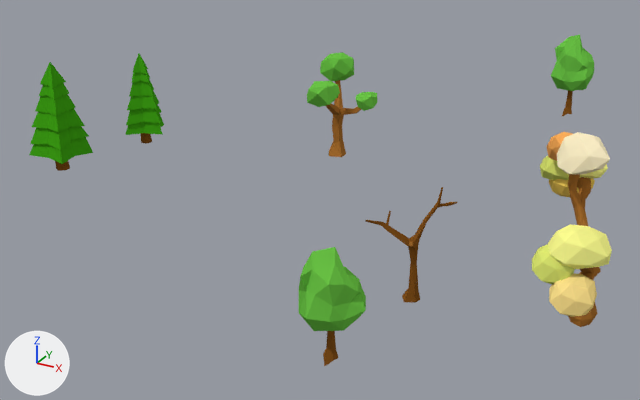
An edit to the Blender file modelling/trees.blend, drawn before and after from the same camera.
One viewpoint serves both versions: a 50 mm camera at (5.0, -15.1, 9.9) aimed at (-6.1, 5.1, -0.1). Lighting does not change. The marker at lower left points along +X, +Y and +Z.

The first picture shows 'Tree1', 'Tree2', 'Tree2.001', 'Tree3', 'Tree3.001', 'big_tree', 'tree_old'.
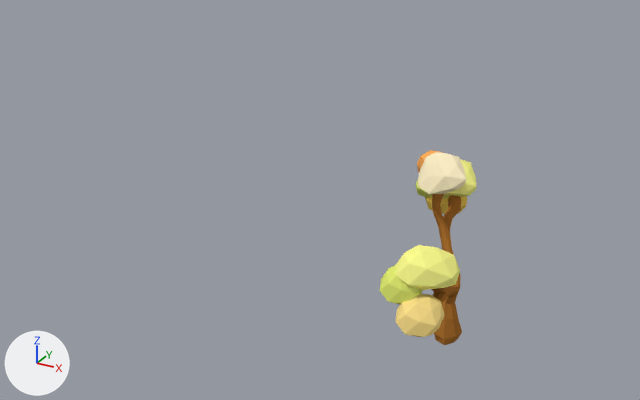
Commit message: 🍱 Update trees

Where the newer file only moved an object's origin or applied its transform, the numbers keep the older frame.

Patch to the scene script:
```diff
--- a/modelling/trees.blend.py
+++ b/modelling/trees.blend.py
@@ me_icosphere_001 @@
 me_icosphere_001.from_pydata(...)  # 2806 vertices, 889 faces; spans x -2.1..0.11, y -2.6..3.08, z -0.09..4.22
 # used by ob_big_tree; location = (2.37, 1.38, 0.39); rotation_euler = (-0.114, 0.102, 0.432), in degrees (-6.5, 5.8, 25); scale = (0.887, 0.887, 0.887)
+# me_icosphere_001 part 1: the whole mesh is moved by (-3.02, -0.21, -0.77)
 me_icosphere_001.materials.append(mat_matlowpoly)
@@ me_cylinder_002 @@
 me_cylinder_002.from_pydata(...)  # 523 vertices, 159 faces; spans x -1.77..0.31, y -0.77..0.94, z -0.1..2.3
 # used by ob_tree1; location = (-7.12, 8.18, 0.05); rotation_euler = (0.0, 0.431, -1.063), in degrees (0, 25, -61); scale = (1.23, 1.23, 1.23)
+# me_cylinder_002 part 2: the whole mesh is moved by (7.83, 1.82, 3.56)
 me_cylinder_002.materials.append(mat_matlowpoly)
@@ me_cylinder_004 @@
 me_cylinder_004.from_pydata(...)  # 437 vertices, 116 faces; spans x -0.54..0.5, y -0.5..0.54, z 0.0..2.61
 # used by ob_tree2; location = (-14.1, 3.36, -0.11); scale = (1.28, 1.28, 1.28)
+# me_cylinder_004 part 3: the whole mesh is moved by (11.0, -2.62, 0.09)
 me_cylinder_004.materials.append(mat_matlowpoly)
@@ me_icosphere @@
 me_icosphere.from_pydata(...)  # 295 vertices, 95 faces; spans x -0.398..0.292, y -0.251..0.344, z -0.066..1.182
 # used by ob_tree3; location = (-1.6, -2.5, 0.39); scale = (1.97, 1.97, 1.97)
+# me_icosphere part 4: the whole mesh is moved by (0.81, 1.266, -0.196)
 me_icosphere.materials.append(mat_matlowpoly)
@@ ob_tree1 @@
 ob_tree1.scale = (1.23, 1.23, 1.23)
+ob_tree1.hide_set(True)
@@ ob_tree2 @@
 ob_tree2.scale = (1.28, 1.28, 1.28)
+ob_tree2.hide_set(True)
@@ ob_tree2_001 @@
-ob_tree2_001 = bpy.data.objects.new('Tree2.001', me_cylinder_015)
-ob_tree2_001.location = (-13.38, 6.48, -0.11)
-ob_tree2_001.rotation_euler = (0.0, 0.0, 0.628)  # degrees (0, 0, 36)
-ob_tree2_001.scale = (1.15, 1.15, 1.15)
@@ ob_tree3 @@
 ob_tree3.scale = (1.97, 1.97, 1.97)
+ob_tree3.hide_set(True)
@@ ob_tree3_001 @@
-ob_tree3_001 = bpy.data.objects.new('Tree3.001', me_icosphere_002)
-ob_tree3_001.location = (-1.6, 14.58, 0.39)
-ob_tree3_001.rotation_euler = (0.0, 0.0, -0.868)  # degrees (0, 0, -50)
-ob_tree3_001.scale = (2.31, 2.31, 2.31)
@@ ob_tree_old @@
 ob_tree_old = bpy.data.objects.new('tree_old', me_cylinder_008)
-ob_tree_old.location = (-1.47, 0.84, 0.07)
-ob_tree_old.rotation_euler = (0.0, 0.0, -1.224)  # degrees (0, 0, -70)
+ob_tree_old.location = (0.0, 0.0, 0.0)
+ob_tree_old.hide_set(True)
```

Location of each change, (x1, y1, x2, y2) in pixels of the pictures (640 x 400 px):
'big_tree', mesh moved: before (532, 132, 612, 327); after (379, 150, 476, 345)
'Tree3', hidden: before (299, 247, 366, 366)
'Tree2', hidden: before (29, 62, 93, 171)
'Tree1', hidden: before (307, 52, 378, 157)
'Tree2.001', deleted: before (125, 53, 164, 144)
'Tree3.001', deleted: before (551, 35, 594, 116)
'tree_old', hidden: before (366, 187, 457, 303)
